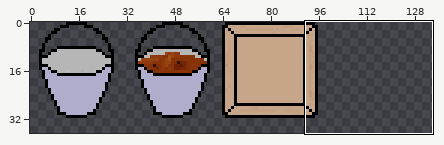
Sprite sheet -- assets/sprites/sheet.png. Above, an overview of the earlier version with the close-up marked.
Close-up. As it was:
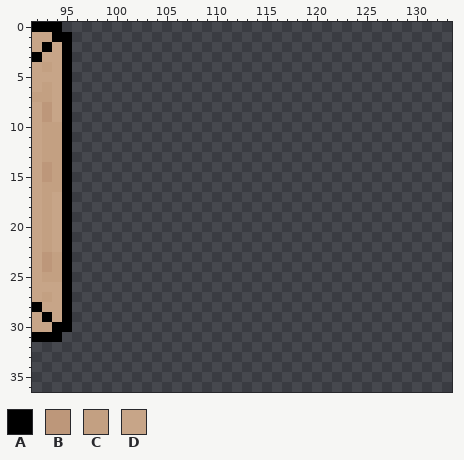
The file is 256x256 pixels. Colours within 5 levels of each other are drawn and written as one. Shown: x 92..133, y 0..36. The wide view leaves out empty margins.
Palette (. is transparent): A #000000  B #bd977a  C #c3a082  D #c7a588
Pixels before, first column x 92:
 0 AAA.
 1 DDAA
 2 DADA
 3 ADDA
 4 DCDA
 5 DDDA
 6 DCDA
 7 CCDA
 8 DBDA
 9 DBDA
10 DCCA
11 DCCA
12 DCCA
13 DCCA
14 DBCA
15 DBCA
16 DCCA
17 DCDA
18 DCDA
19 DCDA
20 DCDA
21 DCDA
22 DCDA
23 DBCA
24 DBCA
25 DCCA
26 DDDA
27 DCDA
28 ADDA
29 DADA
30 DDAA
31 AAA.
The same view after the edit:
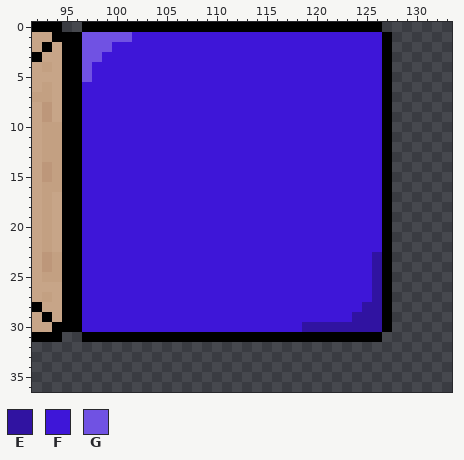
Colours new in this view: E #3013a1  F #3e16d8  G #7052e3
Changes in this commit:
y 0: x 97..126 .............................. -> AAAAAAAAAAAAAAAAAAAAAAAAAAAAAA
y 1: x 96..127 ................................ -> AGGGGGFFFFFFFFFFFFFFFFFFFFFFFFFA
y 2: x 96..127 ................................ -> AGGGFFFFFFFFFFFFFFFFFFFFFFFFFFFA
y 3: x 96..127 ................................ -> AGGFFFFFFFFFFFFFFFFFFFFFFFFFFFFA
y 4..5: x 96..127 ................................ -> AGFFFFFFFFFFFFFFFFFFFFFFFFFFFFFA
y 6..22: x 96..127 ................................ -> AFFFFFFFFFFFFFFFFFFFFFFFFFFFFFFA
y 23..27: x 96..127 ................................ -> AFFFFFFFFFFFFFFFFFFFFFFFFFFFFFEA
y 28: x 96..127 ................................ -> AFFFFFFFFFFFFFFFFFFFFFFFFFFFFEEA
y 29: x 96..127 ................................ -> AFFFFFFFFFFFFFFFFFFFFFFFFFFFEEEA
y 30: x 96..127 ................................ -> AFFFFFFFFFFFFFFFFFFFFFFEEEEEEEEA
y 31: x 97..126 .............................. -> AAAAAAAAAAAAAAAAAAAAAAAAAAAAAA
